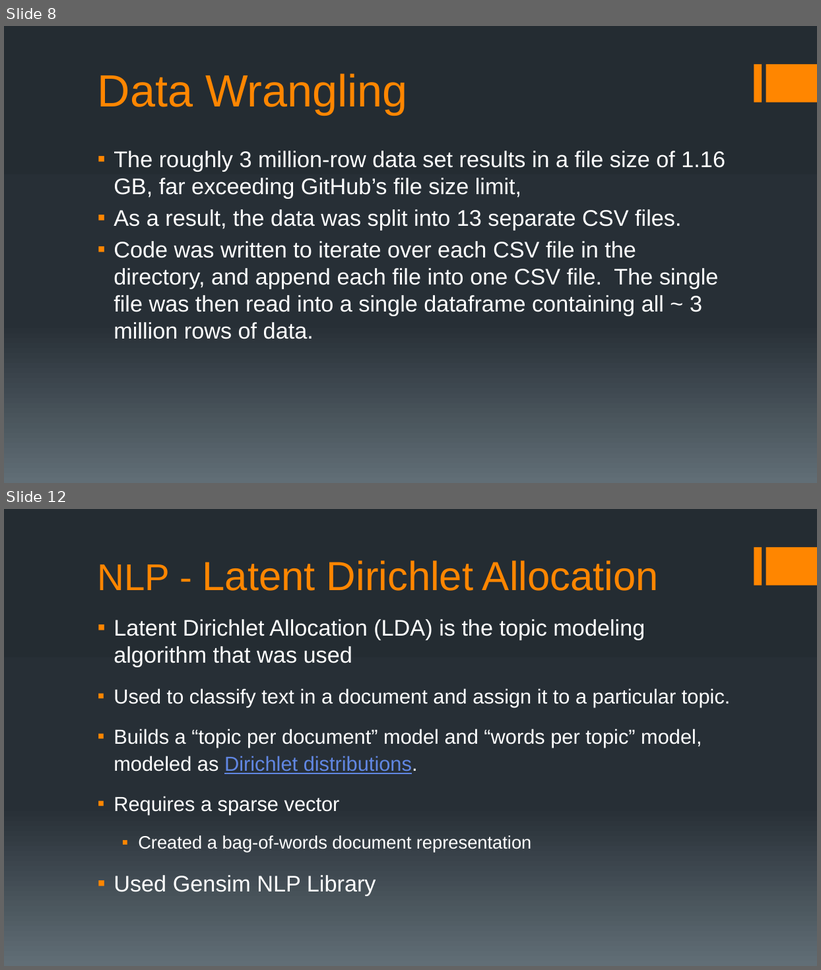
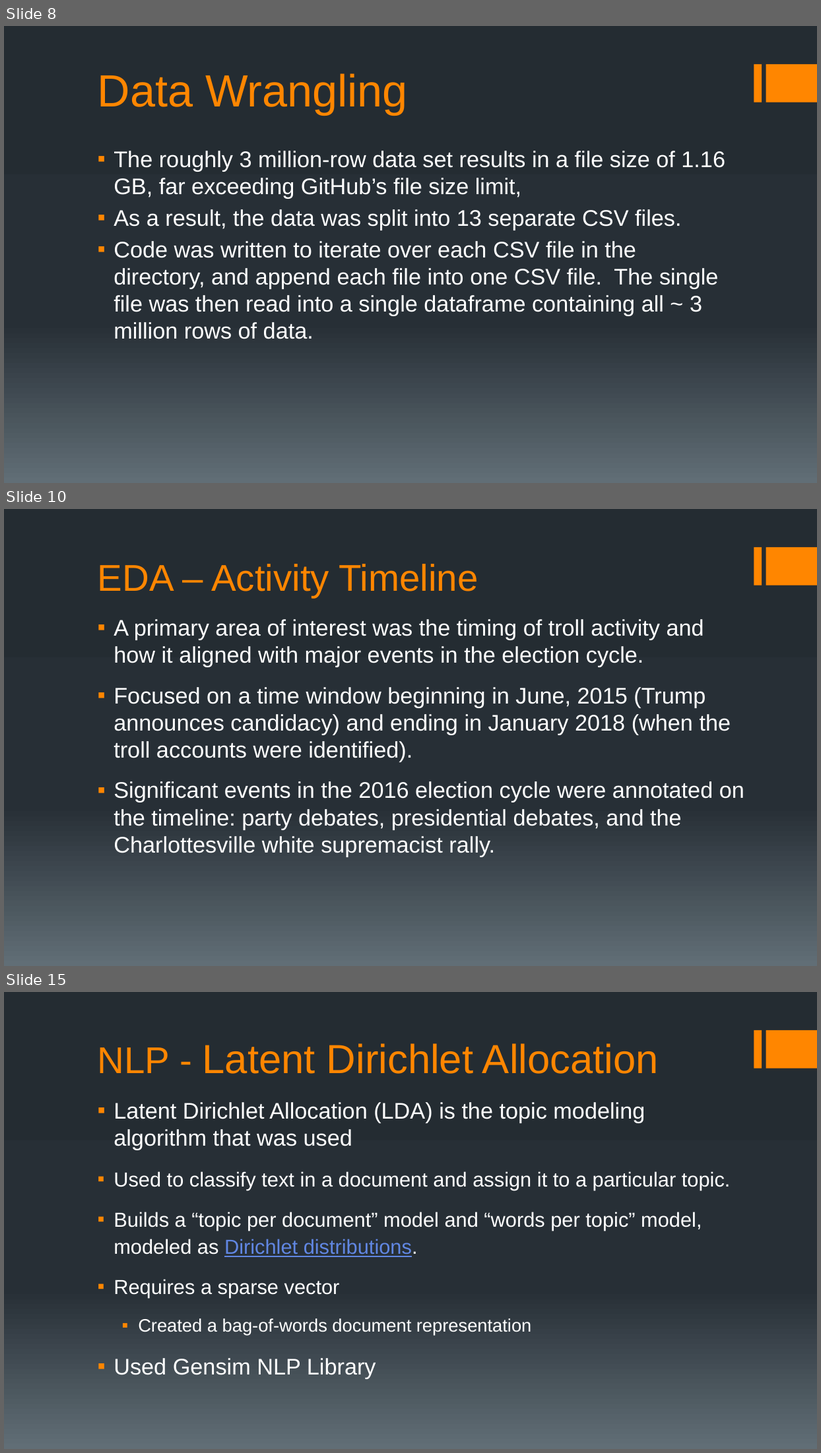
Before and after one commit to chudzikr/Capstone2, a slide deck: reports/Capstone2_Final_Report_Pres.pptx. Shown one above the other, each under a label of ours: slides 8 and 12 before the commit, slides 8, 10 and 15 after it; the slides between them are not shown. The pictures are 821x970 and 821x1453 pixels, drawn with LibreOffice and Linux fonts; fonts in the diff are those of the drawing. Boxes give left, top, right and bottom in pixels: in the first picture for what was removed or moved away, otherwise in the second. Text is boxed around its words. In the diff, an @@ line names an element or a change of style, - is before the commit and + after.

```diff
--- a/reports/Capstone2_Final_Report_Pres.pptx
+++ b/reports/Capstone2_Final_Report_Pres.pptx
@@ slide 10 added at (4,509,817,966), background gradient #242C33 to #273037 to #636D76; not listed: 2 template elements that a slide beside it also shows @@
@@ title added at (98,564,479,598), 33 pt, text #FF8600 @@
+EDA – Activity Timeline
@@ text added at (114,619,745,857), 20 pt, text #FFFFFF @@
+▪ A primary area of interest was the timing of troll activity and how it aligned with major events in the election cycle.
+▪ Focused on a time window beginning in June, 2015 (Trump announces candidacy) and ending in January 2018 (when the troll accounts were identified).
+▪ Significant events in the 2016 election cycle were annotated on the timeline: party debates, presidential debates, and the Charlottesville white supremacist rally.
@@ what was slide 12 is now slide 15 @@
```
Also in this commit, not shown: 1 slide changed, 4 other slides added, 2 slides removed.
